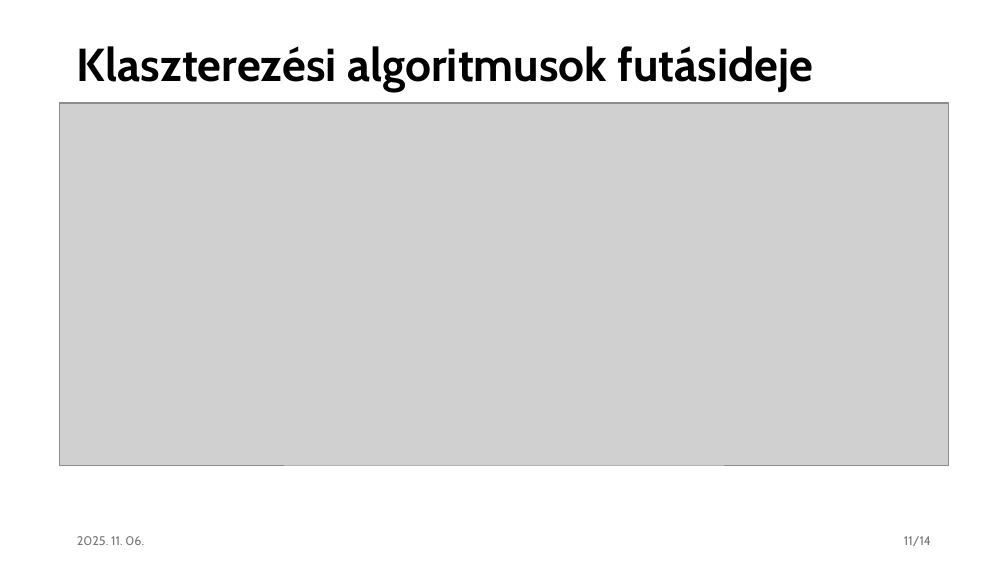
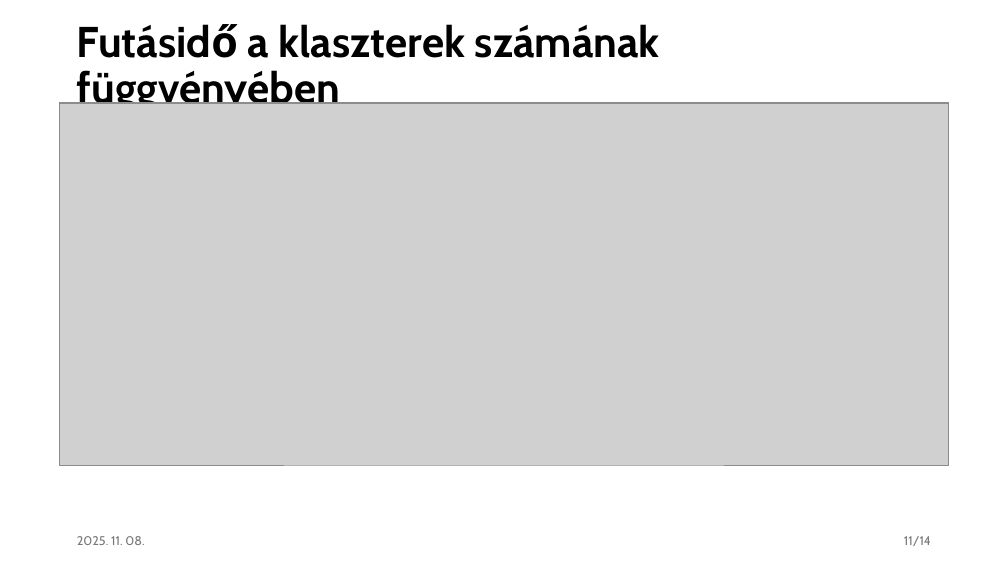
Before and after one commit to czotterbenedek/rag-onlineclustering-optimization, a slide deck: slide 11 of tdk/tdk_v1.pptx. Drawn at 1008x567 pixels with LibreOffice and Linux fonts; fonts in the diff are those of the drawing; grey boxes stand for pictures. Boxes give left, top, right and bottom in pixels: in the first picture for what was removed or moved away, otherwise in the second. Text is boxed around its words. In the diff, an @@ line names an element or a change of style, - is before the commit and + after.

```diff
--- a/tdk/tdk_v1.pptx
+++ b/tdk/tdk_v1.pptx
@@ title at (77,24,660,104): text changed; size 44 to 41 pt @@
-Klaszterezési algoritmusok futásideje
+Futásidő a klaszterek számának függvényében
@@ text at (77,536,144,545): text changed @@
-2025. 11. 06.
+2025. 11. 08.
```
Also in this commit, not shown: 20 other slides changed, 1 other file.
